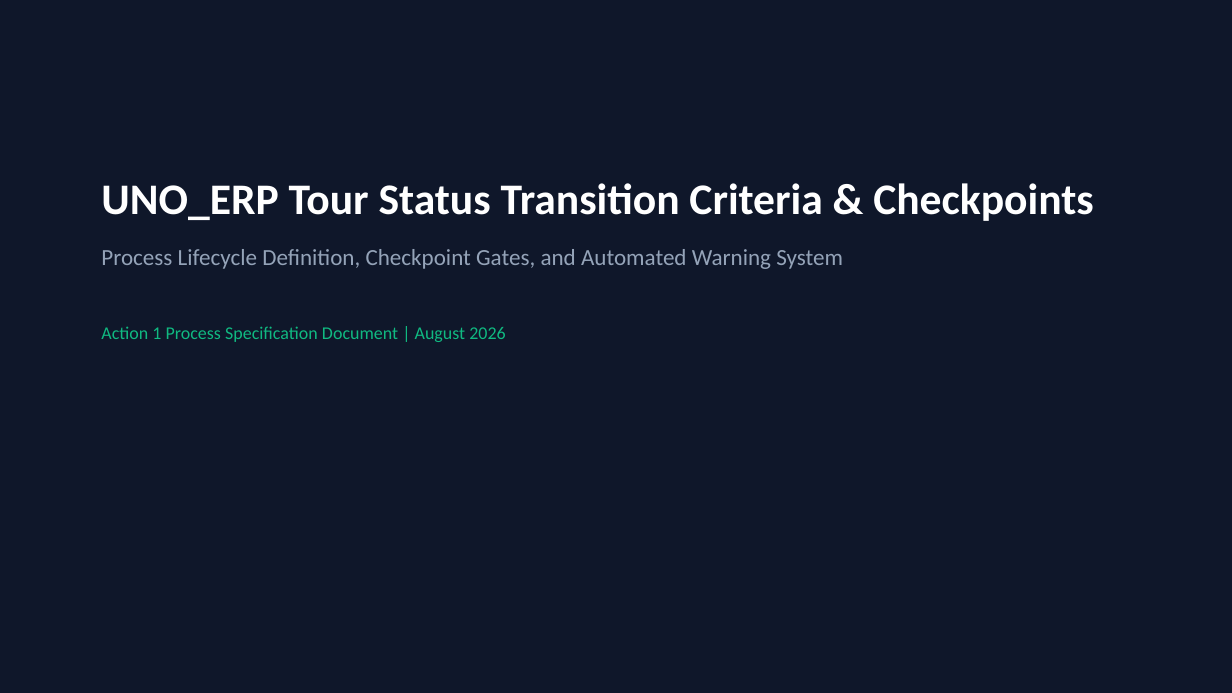
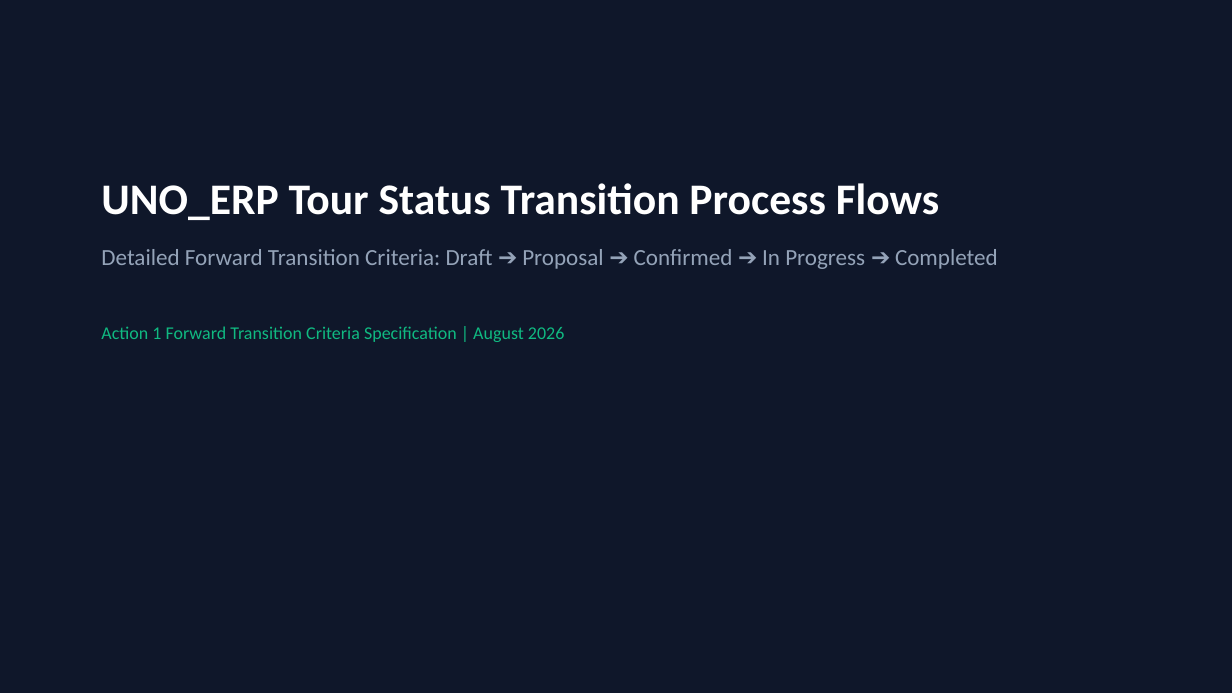
Before and after one commit to GErsenCelebi/UNO_ERP, a slide deck: slide 1 of UserManuals/Uno_Tour_Status_Transition_Process_Flows.pptx. Drawn at 1232x693 pixels with LibreOffice and Linux fonts; fonts in the diff are those of the drawing. Boxes give left, top, right and bottom in pixels: in the first picture for what was removed or moved away, otherwise in the second. Text is boxed around its words. In the diff, an @@ line names an element or a change of style, - is before the commit and + after.

```diff
--- a/UserManuals/Uno_Tour_Status_Transition_Process_Flows.pptx
+++ b/UserManuals/Uno_Tour_Status_Transition_Process_Flows.pptx
@@ text at <box>101,183,998,342</box>: text changed @@
-UNO_ERP Tour Status Transition Criteria & Checkpoints
-Process Lifecycle Definition, Checkpoint Gates, and Automated Warning System
-Action 1 Process Specification Document | August 2026
+UNO_ERP Tour Status Transition Process Flows
+Detailed Forward Transition Criteria: Draft ➔ Proposal ➔ Confirmed ➔ In Progress ➔ Completed
+Action 1 Forward Transition Criteria Specification | August 2026
```
Also in this commit, not shown: 2 other slides changed, 4 slides added, 2 slides removed, 2 other files.
